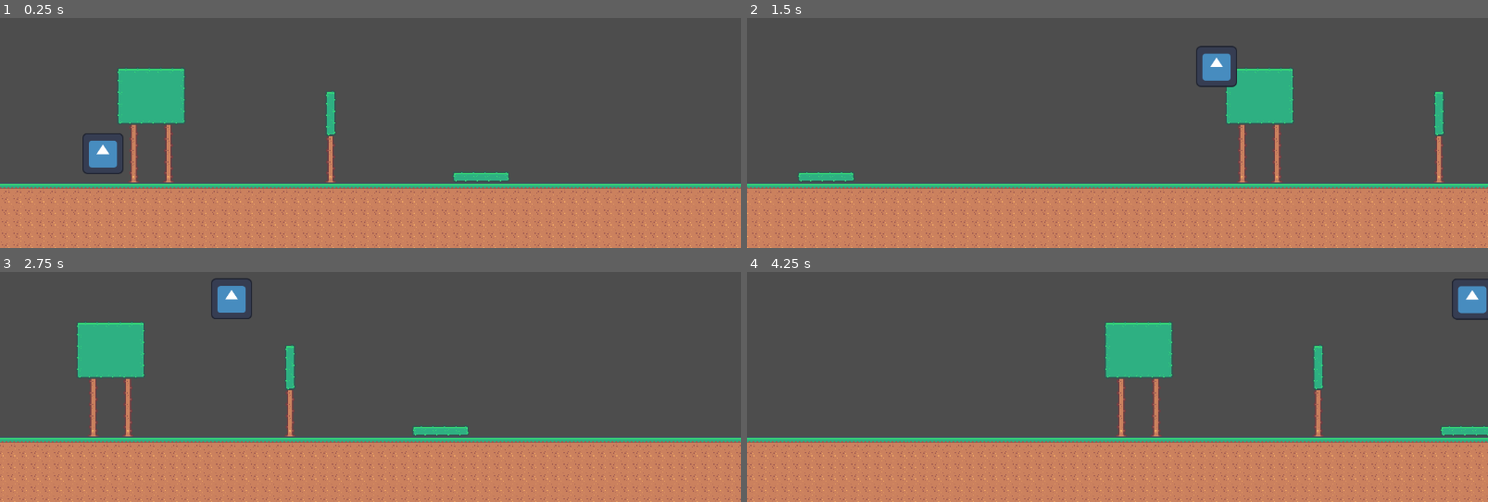
Above: before the commit, frames 1-4 (two rows, left to right).
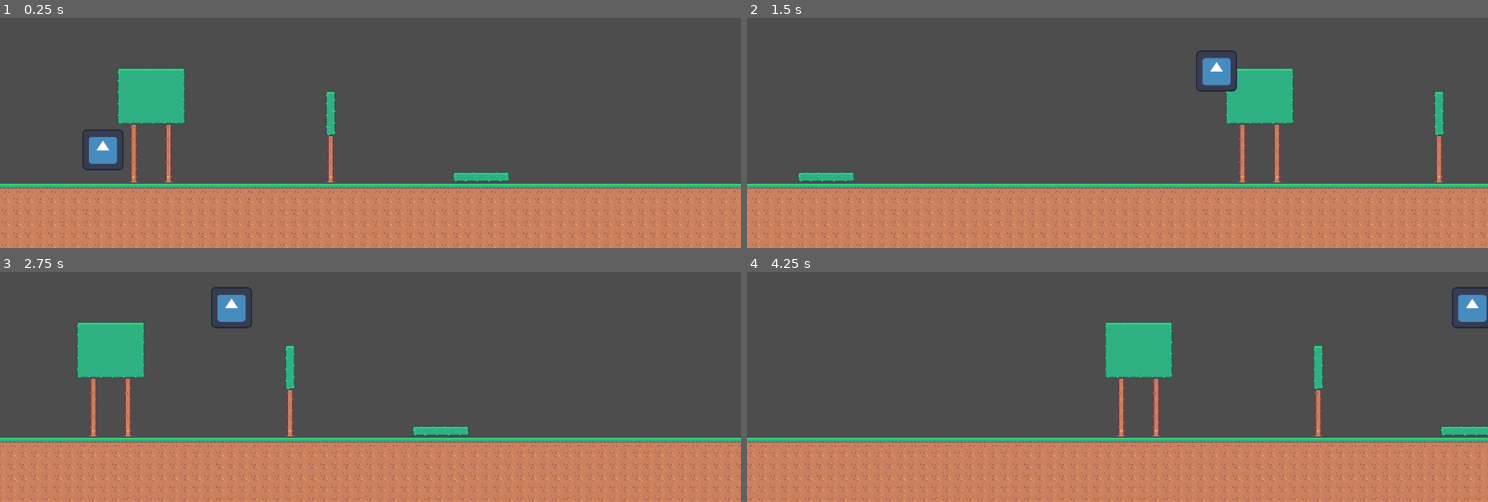
Above: after the commit, the same moments.

Repository: oscariolo/Swingy
Game: Godot game, scene res://scenes/level.tscn
The game is run twice, just before and just after one commit, with the same random seed, the same clock (stepped at 60 frames per second) and the same inputs. The engine's default icon, where the game draws it, is replaced by a stand-in: a white triangle on a blue panel in a dark square.
Inputs:
- Up to frame 1 (0.25 s): no input
- Up to frame 2 (1.5 s): hold Right (right) from 0.53 s (still down); tap Space (jump) at 0.6, 0.77, 1.07, 1.35 s
- Up to frame 3 (2.75 s): tap Space (jump) at 1.52, 1.82, 2.1 s; release Right (right) at 2.03 s; hold Left (left) from 2.03 s (still down)
- Up to frame 4 (4.25 s): release Left (left) at 2.78 s; hold Right (right) from 2.78 s (still down); tap Space (jump) at 2.85, 3.02, 3.32, 3.6, 3.77, 4.07 s

The runs differ from the first frame. In frame 1, 0.3% of the frame differs, in the area x 11-17%, y 48-68%; in frame 2, 0.4%; in frame 3, 0.5%, in the area x 28-34%, y 2-25%; in frame 4, 0.5%.

Commit message:
wall ride and jump mechanicv.1

Diff:
--- a/scenes/ground.tscn
+++ b/scenes/ground.tscn
@@ -1,6 +1,7 @@
-[gd_scene load_steps=3 format=3 uid="uid://d2e3gplugoaug"]
+[gd_scene load_steps=4 format=3 uid="uid://d2e3gplugoaug"]
 
 [ext_resource type="Script" path="res://scripts/ground.gd" id="2_a5aap"]
+[ext_resource type="PackedScene" uid="uid://bhmaylotrjvta" path="res://scenes/walkable_wall.tscn" id="2_yqm3j"]
 
 [sub_resource type="RectangleShape2D" id="RectangleShape2D_ib84f"]
 size = Vector2(1187, 104)
@@ -20,5 +21,8 @@
 position = Vector2(594.5, 688)
 shape = SubResource("RectangleShape2D_ib84f")
 
+[node name="WalkableWall" parent="." instance=ExtResource("2_yqm3j")]
+position = Vector2(500, 349)
+
 [connection signal="screen_entered" from="visible_notifier" to="." method="_on_visible_notifier_screen_entered"]
 [connection signal="screen_exited" from="visible_notifier" to="." method="_on_visible_notifier_screen_exited"]
--- a/scenes/player.tscn
+++ b/scenes/player.tscn
@@ -10,6 +10,9 @@
 scale = Vector2(0.5, 0.5)
 collision_mask = 7
 script = ExtResource("1_80kmm")
+jump_height = 400.0
+jump_time_to_peak = 1.0
+jump_time_to_descent = 1.0
 
 [node name="CollisionShape2D" type="CollisionShape2D" parent="."]
 shape = SubResource("RectangleShape2D_y6mne")
--- /dev/null
+++ b/scenes/walkable_wall.gd
@@ -0,0 +1,16 @@
+extends Area2D
+
+
+
+
+func _on_body_entered(body):
+	if body.name == "Player":
+		body.on_walkwall = true
+
+
+
+
+func _on_body_exited(body):
+	if body.name == "Player":
+		body.on_walkwall = false
+		body.is_wall_walking = false
--- a/scenes/walkable_wall.tscn
+++ b/scenes/walkable_wall.tscn
@@ -1,3 +1,17 @@
-[gd_scene format=3 uid="uid://bhmaylotrjvta"]
+[gd_scene load_steps=3 format=3 uid="uid://bhmaylotrjvta"]
+
+[ext_resource type="Script" path="res://scenes/walkable_wall.gd" id="1_okhwb"]
+
+[sub_resource type="RectangleShape2D" id="RectangleShape2D_ll78q"]
+size = Vector2(169, 94)
 
 [node name="WalkableWall" type="Area2D"]
+collision_layer = 2
+script = ExtResource("1_okhwb")
+
+[node name="CollisionShape2D" type="CollisionShape2D" parent="."]
+position = Vector2(86, 49)
+shape = SubResource("RectangleShape2D_ll78q")
+
+[connection signal="body_entered" from="." to="." method="_on_body_entered"]
+[connection signal="body_exited" from="." to="." method="_on_body_exited"]
--- a/scripts/player.gd
+++ b/scripts/player.gd
@@ -6,8 +6,16 @@
 var direction:= 1
 var boost = 0
 var on_walkwall := false
+var can_cancel_jump := true
 
-var gravity = ProjectSettings.get_setting("physics/2d/default_gravity")
+@export var jump_height : float
+@export var jump_time_to_peak : float
+@export var jump_time_to_descent : float
+@onready var jump_velocity : float = ((2.0 * jump_height) / jump_time_to_peak) * -1.0
+@onready var jump_gravity : float = ((-2.0 * jump_height) / (jump_time_to_peak * jump_time_to_peak)) * -1.0
+@onready var fall_gravity : float = ((-2.0 * jump_height) / (jump_time_to_descent * jump_time_to_descent)) * -1.0
+var gravity:= 0.0
+var is_wall_walking := false
 
 func _ready():
 	speed = Globals.player_speed
@@ -25,17 +33,38 @@
 
 func _physics_process(delta):
 	_manage_input()
+	_get_gravity()
 	if not is_on_floor():
 		velocity.y += gravity*delta
 
-	if Input.is_action_just_pressed("jump") and is_on_floor():
-		velocity.y += JUMP_VELOCITY
-
-
-
-
+	_jump_control()
+	_wallride_control()
 
 	position.x += direction * speed * delta + boost
 
 
 	move_and_slide()
+
+func _wallride_control():
+	if on_walkwall:
+		if Input.is_action_just_pressed("jump"):
+			is_wall_walking = true
+		if Input.is_action_just_released("jump"):
+			is_wall_walking = false
+	if is_wall_walking:
+		velocity.y = lerp(velocity.y,0.0,0.25)
+
+func _jump_control():
+	if is_on_floor():
+		can_cancel_jump = true
+		if Input.is_action_just_pressed("jump"):
+			velocity.y = jump_velocity
+	if Input.is_action_just_released("jump") and can_cancel_jump:
+		velocity.y = lerp(velocity.y,fall_gravity,0.20)
+		can_cancel_jump = false
+
+func _get_gravity():
+	if velocity.y < 0.0:
+		gravity = jump_gravity
+	else:
+		gravity = fall_gravity
